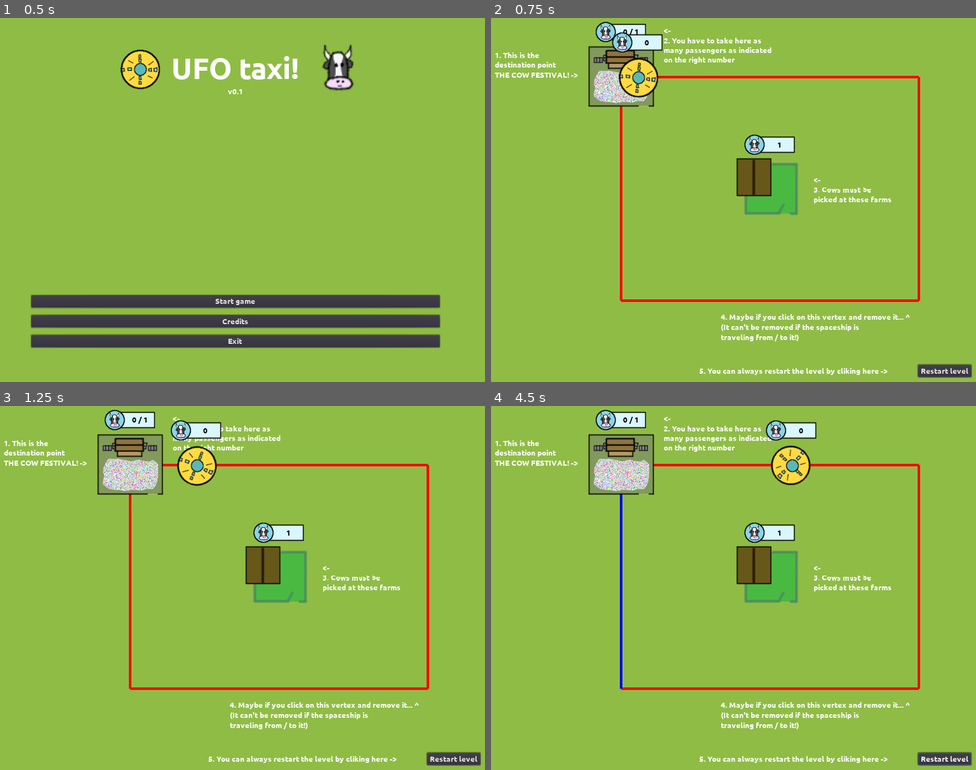
Above: before the commit, frames 1-4 (two rows, left to right).
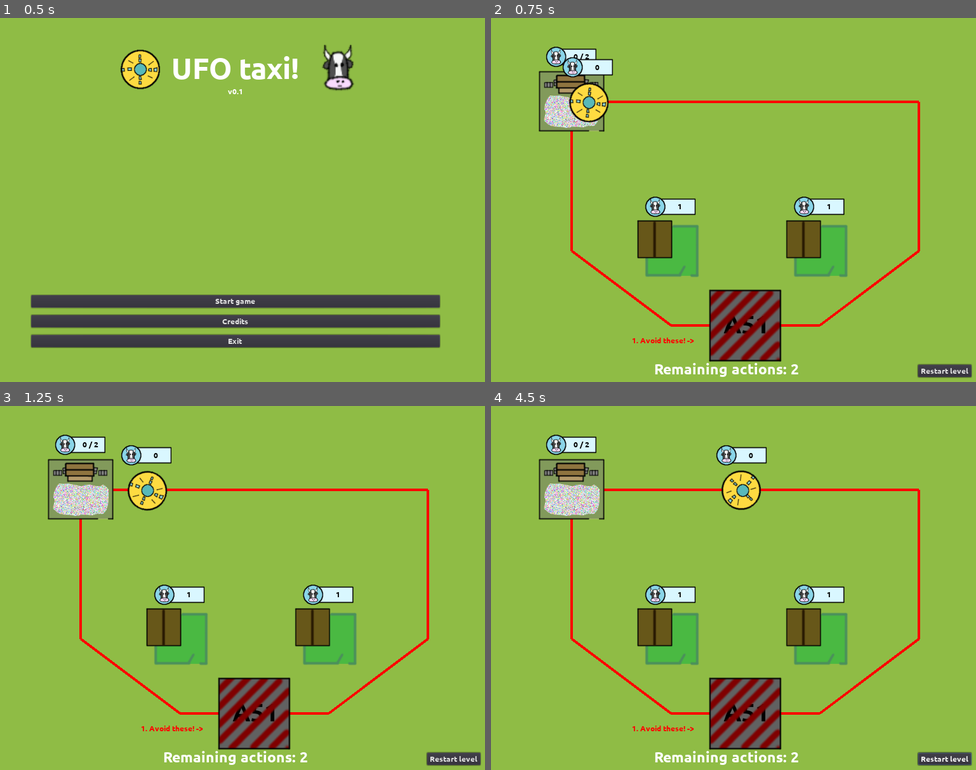
Above: after the commit, the same moments.

Repository: moisesjbc/ufo-taxi
Game: Godot game, scene res://menus/main_menu/main_menu.tscn
Same seed, same stepped clock (60 frames per second), same inputs: the game is played once before the commit and once after it.
Inputs (mouse positions are in pixels of both pictures, inside the frame that each line leads up to):
- Up to frame 1 (0.5 s): no input
- Up to frame 2 (0.75 s): click "Start game" at 0.5 s
- Up to frame 3 (1.25 s): no input
- Up to frame 4 (4.5 s): click "Restart level" at 1.25 s; click "Restart level" at 2 s; click "Restart level" at 2.75 s; move the mouse to (840, 562) at 3.52 s; click (840, 562) at 3.67 s; move the mouse to (626, 598) at 4.27 s; click (626, 598) at 4.42 s

Frame 1 is identical in both runs. In frame 2, 19% of the frame differs, in the area x 0-89%, y 1-99%; in frame 3, 20%; in frame 4, 21%.

Commit message:
Added UFO explosion sound

Diff:
--- a/godot-project/gameplay/area_51/area_51.gd
+++ b/godot-project/gameplay/area_51/area_51.gd
@@ -7,3 +7,4 @@
 	# for avoiding killing the player at the begining ;-)
 	if $cooldown_timer.time_left <= 0 and body.name == 'player':
 		body.die()
+		$ufo_explosion_sound.play()
--- a/godot-project/gameplay/area_51/area_51.tscn
+++ b/godot-project/gameplay/area_51/area_51.tscn
@@ -1,7 +1,8 @@
-[gd_scene load_steps=4 format=2]
+[gd_scene load_steps=5 format=2]
 
 [ext_resource path="res://gameplay/area_51/area_51.png" type="Texture" id=1]
 [ext_resource path="res://gameplay/area_51/area_51.gd" type="Script" id=2]
+[ext_resource path="res://gameplay/area_51/ufo_explosion.wav" type="AudioStream" id=3]
 
 [sub_resource type="RectangleShape2D" id=1]
 extents = Vector2( 71.3339, 70.7704 )
@@ -18,4 +19,9 @@
 [node name="cooldown_timer" type="Timer" parent="."]
 one_shot = true
 autostart = true
+
+[node name="ufo_explosion_sound" type="AudioStreamPlayer" parent="."]
+pause_mode = 2
+stream = ExtResource( 3 )
+volume_db = -15.0
 [connection signal="body_entered" from="." to="." method="_on_area_51_body_entered"]
--- a/godot-project/gameplay/main/main.gd
+++ b/godot-project/gameplay/main/main.gd
@@ -8,7 +8,7 @@
 
 
 func _ready():
-	set_current_level(0)
+	set_current_level(3)
 
 
 func _on_railtrack_warning_added(text):
Not shown, added: godot-project/gameplay/area_51/ufo_explosion.wav.import
Not shown, added: godot-project/gameplay/area_51/ufo_explosion.wav
